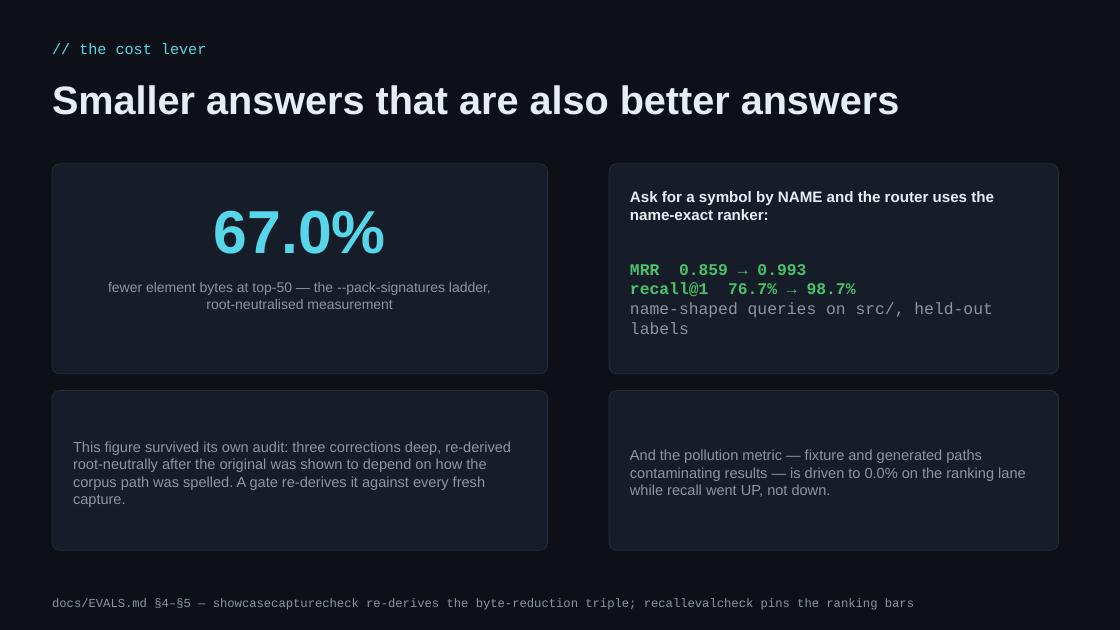
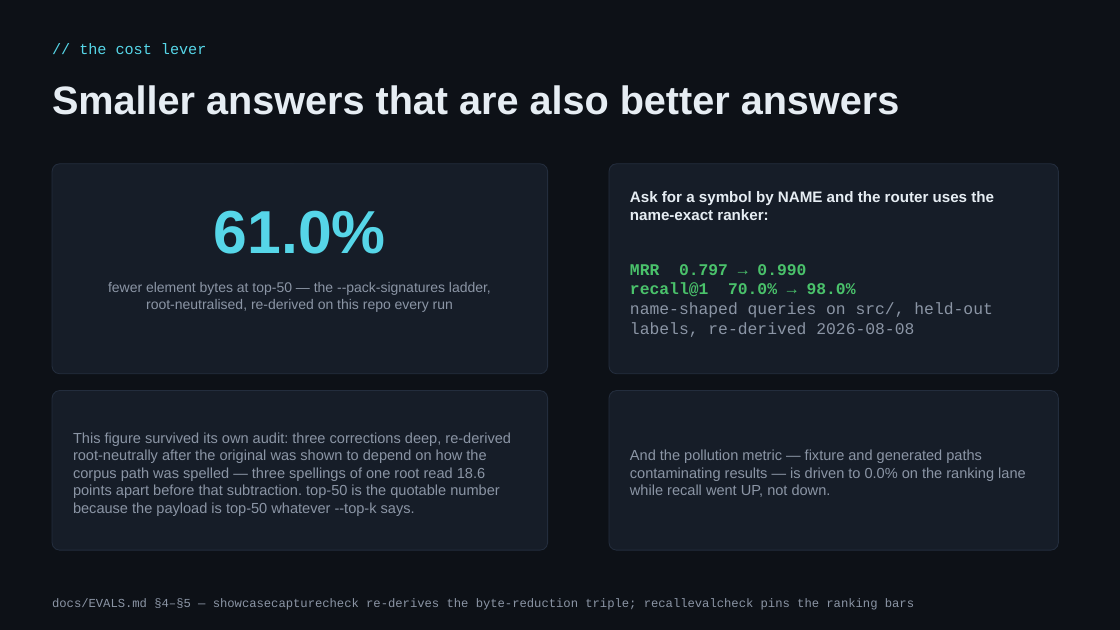
Before and after one commit to redhat-et/ripwire, a slide deck: slide 13 of present/ripwire-showcase.pptx (slide 12 before the commit). Drawn at 1120x630 pixels with LibreOffice and Linux fonts; fonts in the diff are those of the drawing. Boxes give left, top, right and bottom in pixels: in the first picture for what was removed or moved away, otherwise in the second. Text is boxed around its words. In the diff, an @@ line names an element or a change of style, - is before the commit and + after.

```diff
--- a/present/ripwire-showcase.pptx
+++ b/present/ripwire-showcase.pptx
@@ text at (x1=214, y1=210, x2=386, y2=254): text changed @@
-67.0%
+61.0%
@@ text at (x1=630, y1=264, x2=992, y2=337): text changed @@
-MRR 0.859 → 0.993
-recall@1 76.7% → 98.7%
-name-shaped queries on src/, held-out labels
+MRR 0.797 → 0.990
+recall@1 70.0% → 98.0%
+name-shaped queries on src/, held-out labels, re-derived 2026-08-08
@@ text at (x1=146, y1=299, x2=453, y2=312): text changed @@
-root-neutralised measurement
+root-neutralised, re-derived on this repo every run
@@ text at (x1=73, y1=432, x2=511, y2=516): text changed @@
-This figure survived its own audit: three corrections deep, re-derived root-neutrally after the original was shown to depend on how the corpus path was spelled. A gate re-derives it against every fresh capture.
+This figure survived its own audit: three corrections deep, re-derived root-neutrally after the original was shown to depend on how the corpus path was spelled — three spellings of one root read 18.6 points apart before that subtraction. top-50 is the quotable number because the payload is top-50 whatever --top-k says.
```
Also in this commit, not shown: 15 other slides changed, 7 slides added, 2 slides removed, 1 other file.
